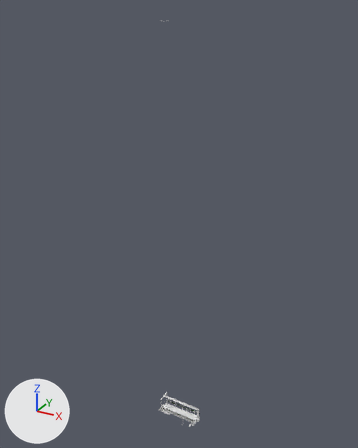
The FBX model road_train_trailer/meshes/trucks/tuning/lowmain.fbx as it was, and as the next commit left it.
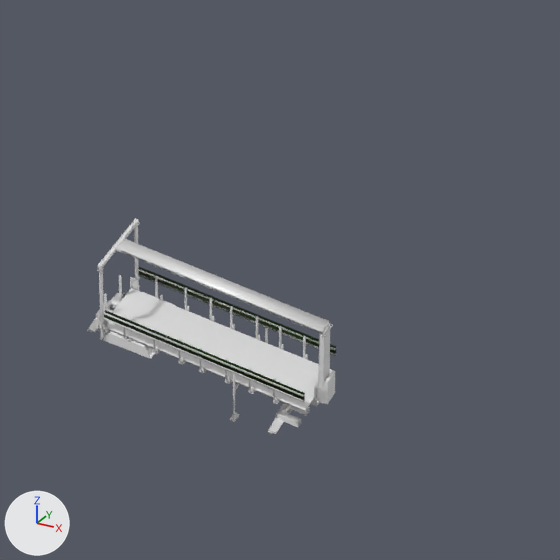
Each version appears first whole from a camera (50 mm lens) standing at (0.467, -0.915, 1.035) and looking at (-0.05, 0.025, 0.565), and next in a close-up on the part from 40% to 66% of the width and 79% to 100% of the height. Every picture has the same lights, and +X, +Y and +Z are marked at lower left. Where no turn or scale is listed for an object, it has been applied to the vertices. Vertices at the same position are counted once.

Objects in the first close-up: 'cdt_Body.013', 'cdt_Hitch.011', 'cdt_Lift.014', 'main.004', 'top.004'.
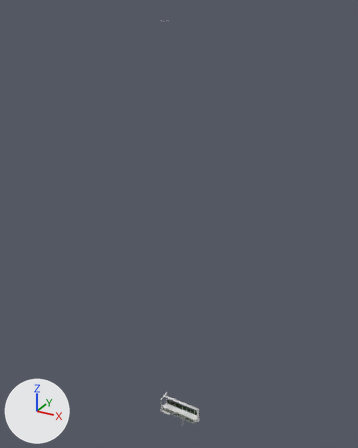
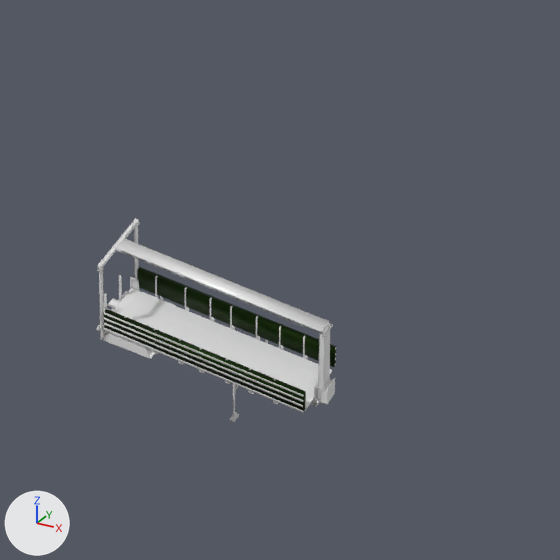
The change in detail:
me_cube_287 has 556 vertices, 406 faces and spans x -0.0881..0.0192, y -0.0162..0.016, z 0.017..0.0313.
me_cube_287 is used by ob_cdt_lift_014; location (0.0, 0.0, -0.0081).
me_cube_287 part 5: 6 vertices removed from x -0.0825..0.0189, y -0.0162..-0.015, z 0.0266..0.0313; 6 vertices added at x -0.0825..0.0189, y -0.0162..-0.014, z 0.0206..0.0313.
me_cube_287 part 6: 6 vertices moved from x -0.0825..0.0189, y 0.0148..0.016, z 0.0266..0.0313 to x -0.0825..0.0189, y 0.0139..0.016, z 0.0206..0.0313.
me_cube_104 is used by ob_main_004; location (-0.1453, 0.007, 0.0194).
me_cube_104 had 22631 vertices, 17530 faces and spanned x 0.0506..0.1682, y -0.0248..0.0109, z -0.0295..0.0307.
me_cube_104 now has 22011 vertices, 16884 faces and spans x 0.0595..0.1682, y -0.0248..0.0109, z -0.0295..0.0307.
me_cube_104 part 1: 22 loose pieces with 596 vertices, spanning x 0.0506..0.058, y -0.0199..0.006, z -0.0157..-0.0093, are deleted.
me_cube_101 has 612 vertices, 475 faces and spans x -0.0919..0.0246, y -0.0169..0.0169, z 0.0096..0.0581.
me_cube_101 is used by ob_cdt_body_013; location (0.0, 0.0, -0.0081).
Verts and faces of me_cube_101; kept vertices keep their numbers, new ones are numbered from 612.
Before the commit, vertices of me_cube_101: 44 (0.0246, -0.0036, 0.0192) at pixel (327, 400), 45 (0.0246, 0.0036, 0.0192) at pixel (335, 389), 54 (0.0217, -0.0037, 0.0173) at pixel (321, 401), 56 (0.0217, -0.0037, 0.0218) at pixel (321, 393), 60 (0.0217, -0.0037, 0.0232) at pixel (321, 391).
Before the commit, vertices of me_cube_101: 63 (0.0217, 0.0036, 0.0232), 64 (0.0217, 0.0036, 0.0218), 65 (0.0217, 0.0036, 0.0248), 66 (0.0233, 0.0036, 0.03) at pixel (332, 370), 67 (0.0246, 0.0036, 0.03) at pixel (335, 371).
Before the commit, vertices of me_cube_101: 68 (0.0219, 0.0036, 0.0248), 69 (0.0233, -0.0037, 0.03) at pixel (325, 381), 70 (0.0246, -0.0037, 0.03) at pixel (327, 382), 71 (0.0219, -0.0037, 0.0248) at pixel (322, 388), 72 (0.0217, -0.0037, 0.0248) at pixel (321, 388).
Before the commit, vertices of me_cube_101: 73 (0.0246, -0.0037, 0.0173) at pixel (327, 404), 74 (0.0246, 0.0036, 0.0173) at pixel (334, 393), 75 (0.0217, 0.0036, 0.0173).
Part 4, on me_cube_101:
Vertices deleted: 66, 67, 69, 70, 73, 74 (with the faces that use them).
Vertex 44 moves to (0.0221, -0.0036, 0.0192), pixel (322, 398).
Vertex 45 moves to (0.0221, 0.0036, 0.0192).
me_cube_076 has 88 vertices, 68 faces and spans x -0.0397..0.0658, y -0.0161..0.0161, z -0.0304..0.0009.
me_cube_076 is used by ob_top_004; location (-0.0447, -0.0001, 0.049).
me_cube_076 part 2: the loose piece of 8 vertices spanning x -0.0378..0.0636, y -0.0161..-0.0149, z -0.0304..-0.029 is copied, and the copy is moved by (0.0, 0.0, -0.003); it spans x -0.0378..0.0636, y -0.0161..-0.0149, z -0.0335..-0.032.
me_cube_076 part 3: the loose piece of 8 vertices spanning x -0.0378..0.0636, y -0.0161..-0.0149, z -0.0304..-0.029 is copied, and the copy is moved by (0.0, 0.0, -0.0061); it spans x -0.0378..0.0636, y -0.0161..-0.0149, z -0.0365..-0.0351.
Object 'cdt_Hitch.011' (ob_cdt_hitch_011) is deleted.

Where the change shows, as pixel boxes (x1, y1, x2, y2) in the close-ups (560 x 560 px; the box of a moved part takes in the faces that stretch with it):
'cdt_Body.013', reshaped
    before: (97, 218, 335, 411)
    after: (96, 218, 333, 411)
'cdt_Lift.014', reshaped
    before: (99, 267, 336, 411)
    after: (99, 267, 336, 412)
'top.004', reshaped
    before: (102, 225, 336, 402)
    after: (102, 225, 336, 412)
'main.004', reshaped
    before: (87, 220, 333, 422)
    after: (97, 220, 333, 422)
'cdt_Hitch.011', deleted
    before: (268, 403, 309, 434)
part 1 of me_cube_104, deleted
    before: (87, 292, 127, 333)
part 2 of me_cube_076, added
    after: (104, 323, 303, 407)
part 3 of me_cube_076, added
    after: (104, 328, 303, 412)
part 4 of me_cube_101, cut back
    before: (113, 301, 335, 404)
    after: (113, 301, 181, 337)
part 5 of me_cube_287, moved or reshaped
    before: (104, 310, 305, 401)
    after: (104, 309, 306, 412)
part 6 of me_cube_287, moved or reshaped
    before: (138, 267, 336, 355)
    after: (137, 267, 336, 367)
